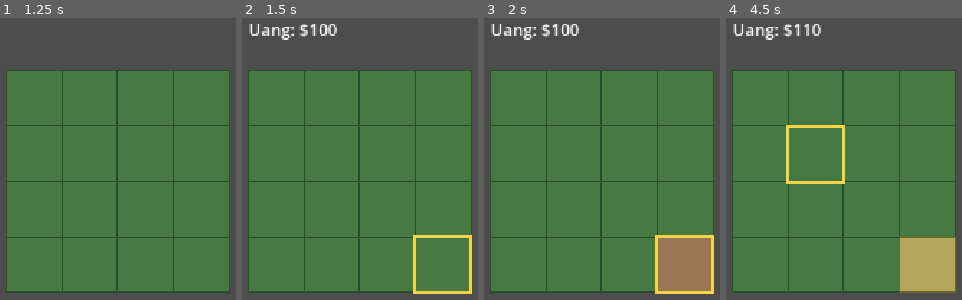
Above: before the commit, frames 1-4 (left to right).
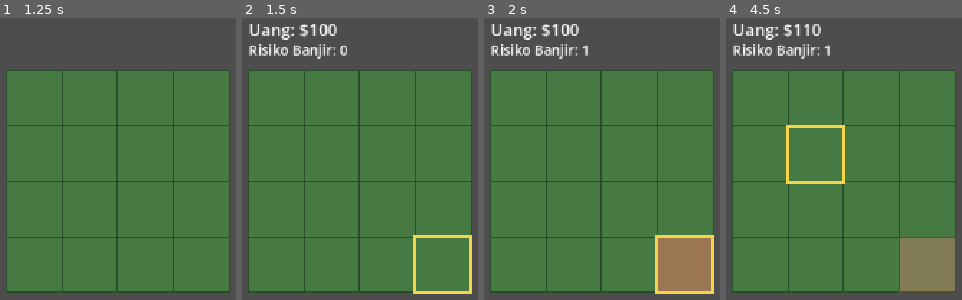
Above: after the commit, the same moments.

Repository: user-goib/TheLastHarvest
Game: Godot game, scene res://main.tscn
Same seed, same stepped clock (60 frames per second), same inputs: the game is played once before the commit and once after it.
Inputs (mouse positions are in pixels of both pictures, inside the frame that each line leads up to):
- Up to frame 1 (1.25 s): tap Enter at 0.5 s; move the mouse to (outside the picture) at 0.52 s; tap Space at 0.6, 0.77, 1.07 s; click (outside the picture) at 0.67 s
- Up to frame 2 (1.5 s): tap Space at 1.25 s; move the mouse to (433, 249) at 1.27 s; tap H at 1.35 s; click (433, 249) at 1.42 s
- Up to frame 3 (2 s): tap Space at 1.52, 1.55, 1.82 s
- Up to frame 4 (4.5 s): tap Enter at 2, 3.5 s; move the mouse to (outside the picture) at 2.02 s; tap P at 2.1, 4.35 s; click (outside the picture) at 2.17 s; tap Space at 2.3, 2.75, 2.85, 3.02, 3.32, 3.77, 3.8, 4.07, 4.25 s; move the mouse to (outside the picture) at 2.77 s; click (outside the picture) at 2.92 s; move the mouse to (outside the picture) at 3.52 s; tap H at 3.6 s; click (outside the picture) at 3.67 s; move the mouse to (836, 159) at 4.27 s; click (836, 159) at 4.42 s

Frame 1 is identical in both runs. In frame 2, 0.9% of the frame differs, in the area x 2-45%, y 9-15%; in frame 3, 0.9%; in frame 4, 5.7%, in the area x 2-98%, y 9-98%.

Commit message:
Add forest clearing flood risk indicator

Diff:
--- a/main.gd
+++ b/main.gd
@@ -10,6 +10,7 @@
 var plantation_tiles: Array[Vector2i] = []
 var harvested_tiles: Array[Vector2i] = []
 var money := 100
+var flood_risk := 0
 var income_per_plantation := 10
 
 
@@ -31,6 +32,10 @@
 				tile_color = Color("#b4a65a")
 				border_color = Color("#71652e")
 
+			if tile in harvested_tiles:
+				tile_color = Color("#817c55")
+				border_color = Color("#514d36")
+
 			draw_rect(tile_rect, tile_color, true)
 			draw_rect(tile_rect, border_color, false, 2.0)
 
@@ -39,6 +44,7 @@
 		var selected_rect := Rect2(selected_position, Vector2(TILE_SIZE, TILE_SIZE))
 		draw_rect(selected_rect, Color("#f5d547"), false, 4.0)
 		draw_string(ThemeDB.fallback_font, Vector2(80, 50), "Uang: $%d" % money, HORIZONTAL_ALIGNMENT_LEFT, -1, 24, Color.WHITE)
+		draw_string(ThemeDB.fallback_font, Vector2(80, 78), "Risiko Banjir: %d" % flood_risk, HORIZONTAL_ALIGNMENT_LEFT, -1, 20, Color.WHITE)
 
 func _input(event: InputEvent) -> void:
 	if event is InputEventKey:
@@ -53,6 +59,7 @@
 			if selected_tile.x >= 0 and selected_tile.y >= 0:
 				if selected_tile not in cleared_tiles:
 					cleared_tiles.append(selected_tile)
+					flood_risk += 1
 					queue_redraw()
 	if event is InputEventKey:
 		if event.keycode == KEY_P and event.pressed and not event.echo:
